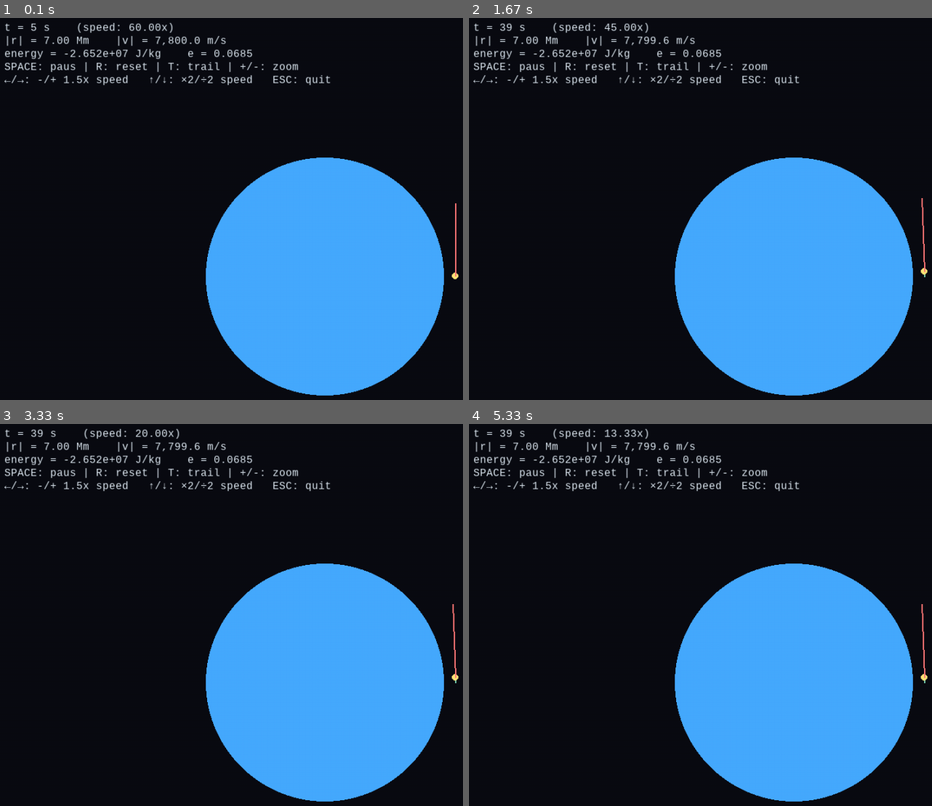
Above: before the commit, frames 1-4 (two rows, left to right).
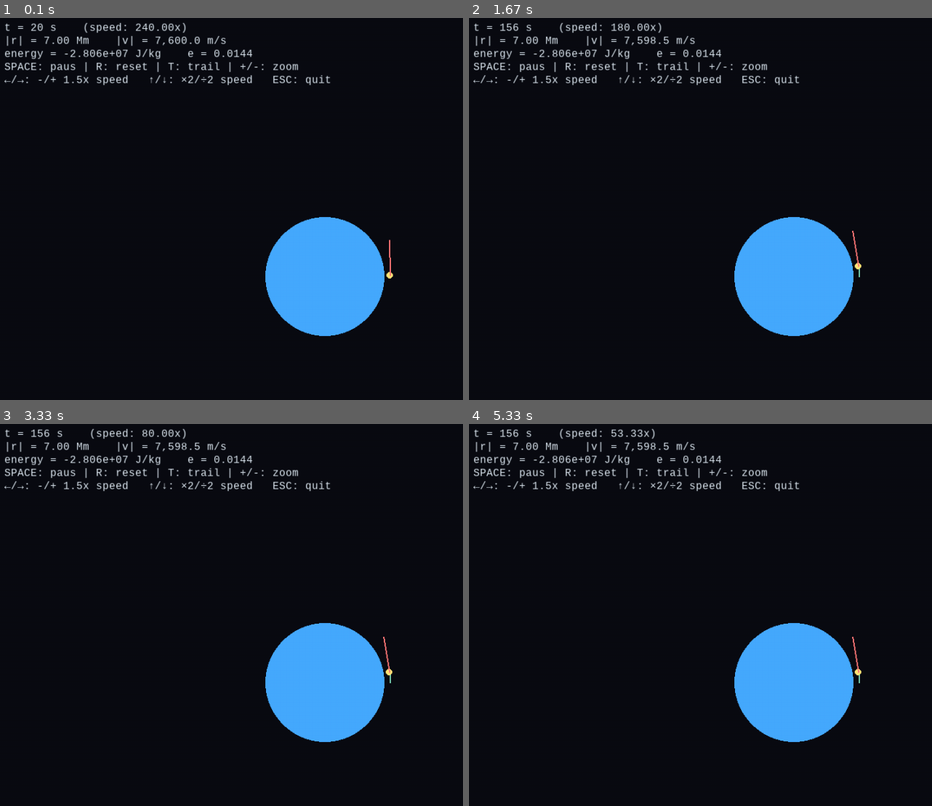
Above: after the commit, the same moments.

Repository: askel-dev/gymnasiearbete-omloppsbana
Game: pygame game, started from src/orbit_pygame.py
Two runs of this game, one before a commit and one after it. Both use one fixed random seed, a clock stepped at 60 frames per second and the inputs below.
Inputs:
- Up to frame 1 (0.1 s): no input
- Up to frame 2 (1.67 s): tap Enter at 0.33 s; tap Space at 0.67 s; hold Right 1-1.47 s; hold Down from 1.5 s (still down)
- Up to frame 3 (3.33 s): release Down at 1.8 s; hold Left 2.33-2.87 s; hold Left from 3.23 s (still down)
- Up to frame 4 (5.33 s): release Left at 3.63 s; hold Up 3.67-4.03 s; hold Down 4.73-5.1 s; hold Left from 5.13 s (still down)

The runs differ from the first frame. In frame 1, 19% of the frame differs, in the area x 6-100%, y 1-99%; in frame 2, 20%; in frame 3, 20%; in frame 4, 19%.

Commit message:
ändrat zoom och standard speed up

Diff:
--- a/src/orbit_pygame.py
+++ b/src/orbit_pygame.py
@@ -16,13 +16,13 @@
 EARTH_RADIUS = 6_371_000      # m
 # Startvillkor
 R0 = np.array([7_000_000.0, 0.0])  # m
-V0 = np.array([0.0, 7_800.0])      # m/s
+V0 = np.array([0.0, 7_600.0])      # m/s
 
 # =======================
 #   SIMULATOR-SETTINGS
 # =======================
 DT_PHYS = 0.25                 # fysikens tidssteg (sekunder)
-REAL_TIME_SPEED = 60.0        # sim-sek per real-sek (startvärde)
+REAL_TIME_SPEED = 240.0        # sim-sek per real-sek (startvärde)
 MAX_SUBSTEPS = 20             # skydd mot för många fysiksteg/frame
 TRAIL_MAX = 99999              # punkter i spår
 TRAIL_DRAW_MAX = 2000          # max punkter att rita per frame
@@ -38,7 +38,7 @@
 HUD_COLOR = (220, 230, 240)
 VEL_COLOR = (255, 120, 120)
 
-PIXELS_PER_METER = 0.5 * (min(WIDTH, HEIGHT) / (2.0 * np.linalg.norm(R0)))
+PIXELS_PER_METER = 0.25 * (min(WIDTH, HEIGHT) / (2.0 * np.linalg.norm(R0)))
 MIN_PPM = 1e-7
 MAX_PPM = 1e-2
 
